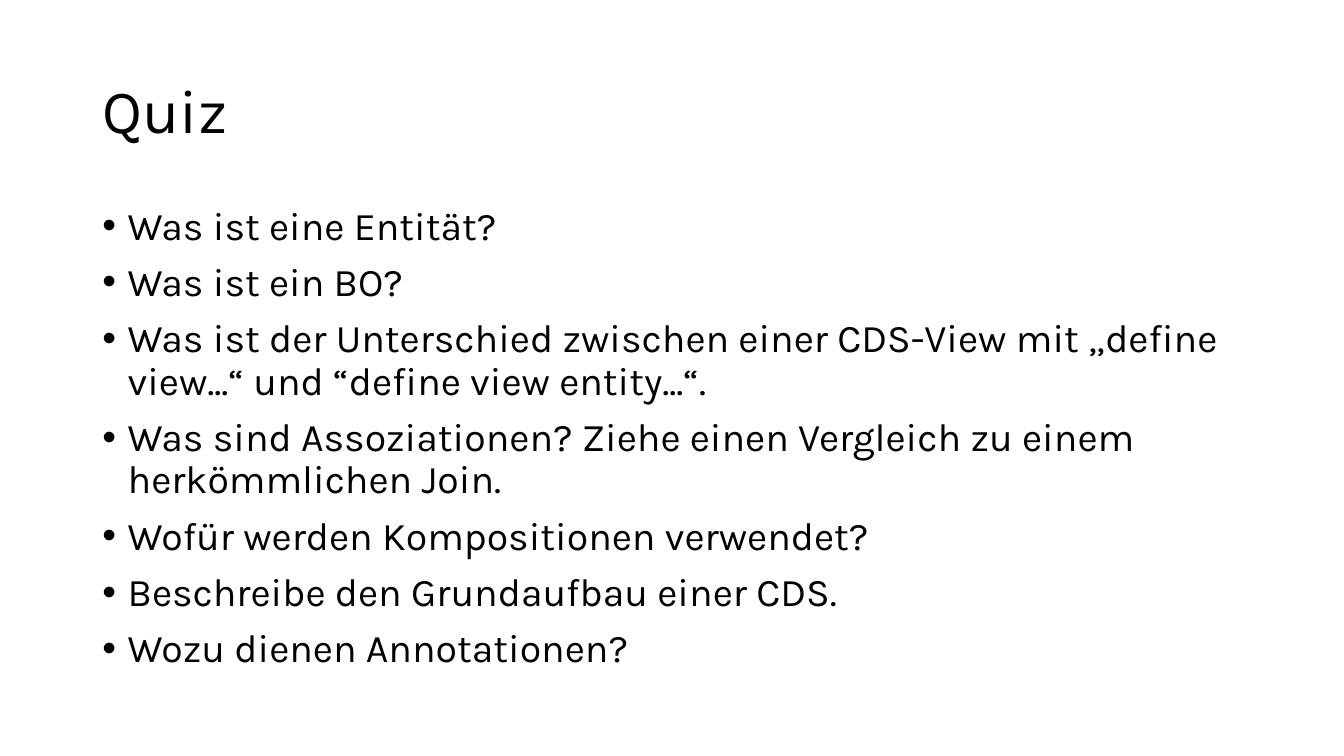
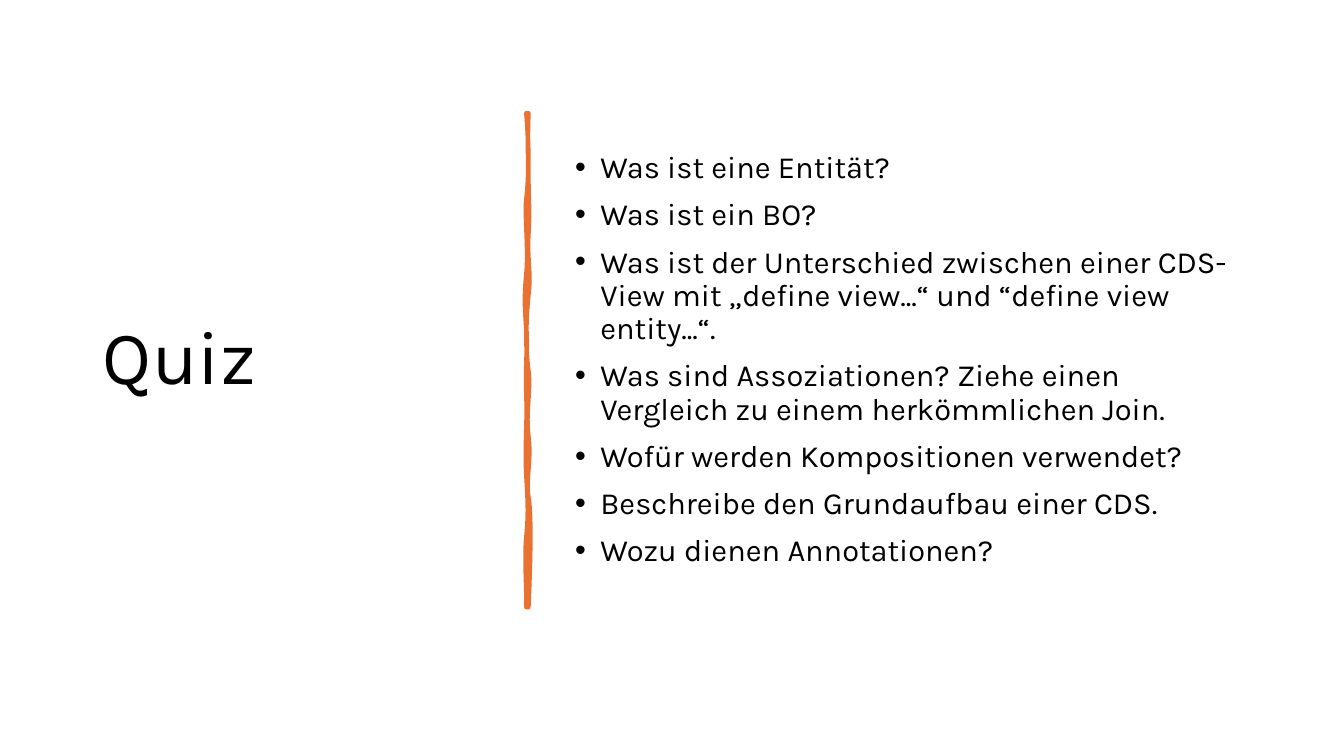
Before and after one commit to DevelopmentBvise/Schulung, a slide deck: slide 27 of CDS presentation/Tag1_Data Modeling with Core Data Services.pptx. Drawn at 1344x756 pixels with LibreOffice and Linux fonts; fonts in the diff are those of the drawing. Boxes give left, top, right and bottom in pixels: in the first picture for what was removed or moved away, otherwise in the second. Text is boxed around its words. In the diff, an @@ line names an element or a change of style, - is before the commit and + after.

```diff
--- a/CDS presentation/Tag1_Data Modeling with Core Data Services.pptx
+++ b/CDS presentation/Tag1_Data Modeling with Core Data Services.pptx
@@ title "Quiz": place and size @@
-title "Quiz" at [102, 90, 227, 144]
+title "Quiz" at [103, 332, 256, 397]
@@ title "Quiz" at [103, 332, 256, 397]: size 44 to 54 pt @@
@@ text "Was ist eine Entität?": place and size @@
-text "Was ist eine Entität?" at [128, 213, 1217, 663]
+text "Was ist eine Entität?" at [600, 157, 1226, 562]
@@ text "Was ist eine Entität?" at [600, 157, 1226, 562]: size 28 to 22 pt; vertical alignment top to middle @@
@@ freeform shape added at [526, 113, 528, 607], fill #E97132, outline #E97132 3.25 pt @@
```
Also in this commit, not shown: 1 slide added.
